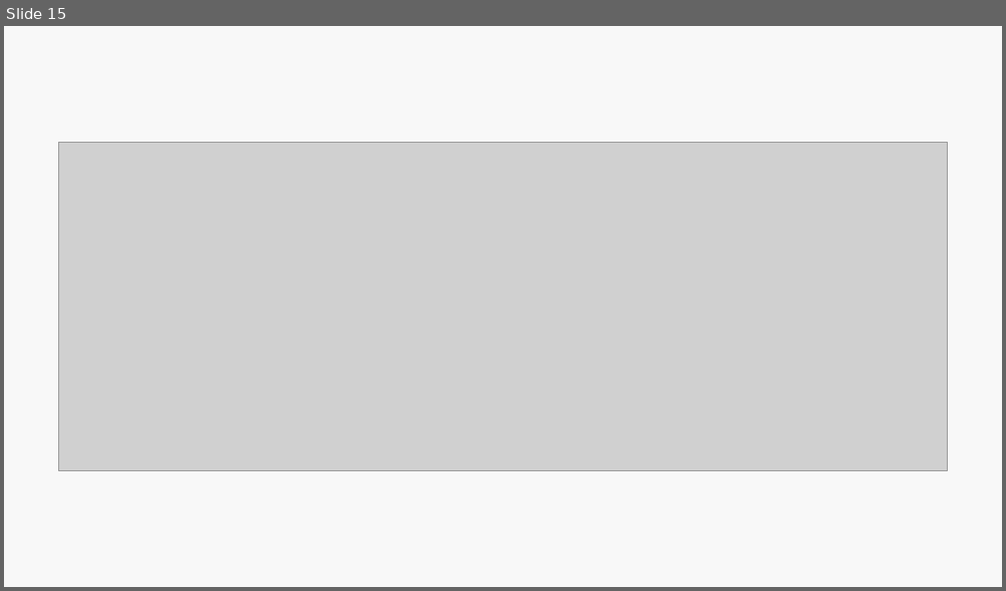
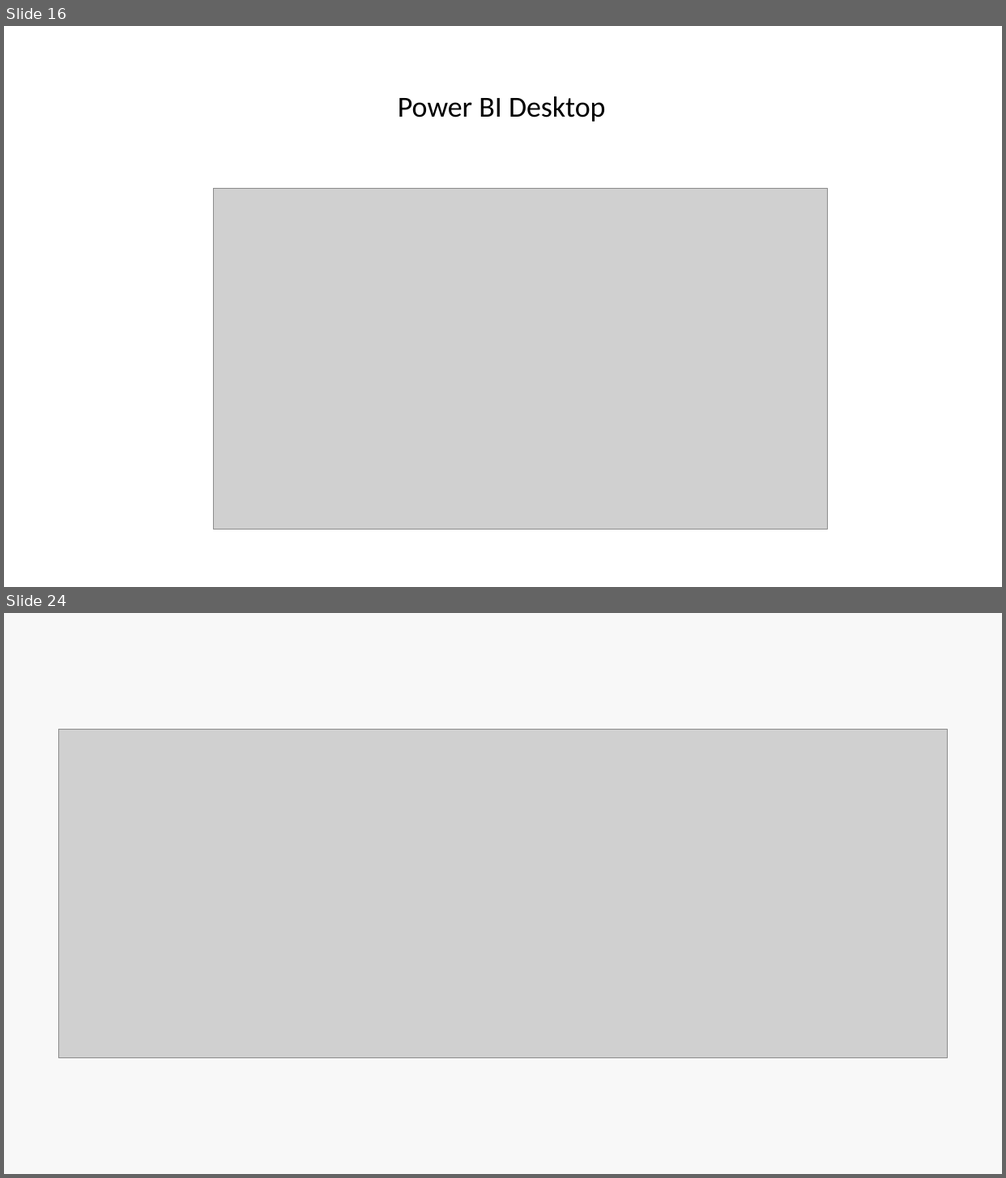
Before and after one commit to KeshavRuhela/infosysSpringboard5.0, a slide deck: ppt/project status 1.pptx. Shown one above the other, each under a label of ours: slide 15 before the commit, slides 16 and 24 after it; the slides between them are not shown. The pictures are 1006x591 and 1006x1178 pixels, drawn with LibreOffice and Linux fonts; fonts in the diff are those of the drawing; grey boxes stand for pictures. Boxes give left, top, right and bottom in pixels: in the first picture for what was removed or moved away, otherwise in the second. Text is boxed around its words. In the diff, an @@ line names an element or a change of style, - is before the commit and + after.

```diff
--- a/ppt/project status 1.pptx
+++ b/ppt/project status 1.pptx
@@ slide 16 added at bbox=[4, 26, 1002, 587], background #FFFFFF @@
@@ text added at bbox=[398, 96, 606, 122], 28 pt, text #000000 @@
+Power BI Desktop
@@ picture added at bbox=[214, 189, 829, 530] @@
@@ what was slide 15 is now slide 24 @@
```
Also in this commit, not shown: 12 other slides added, 5 slides removed.
